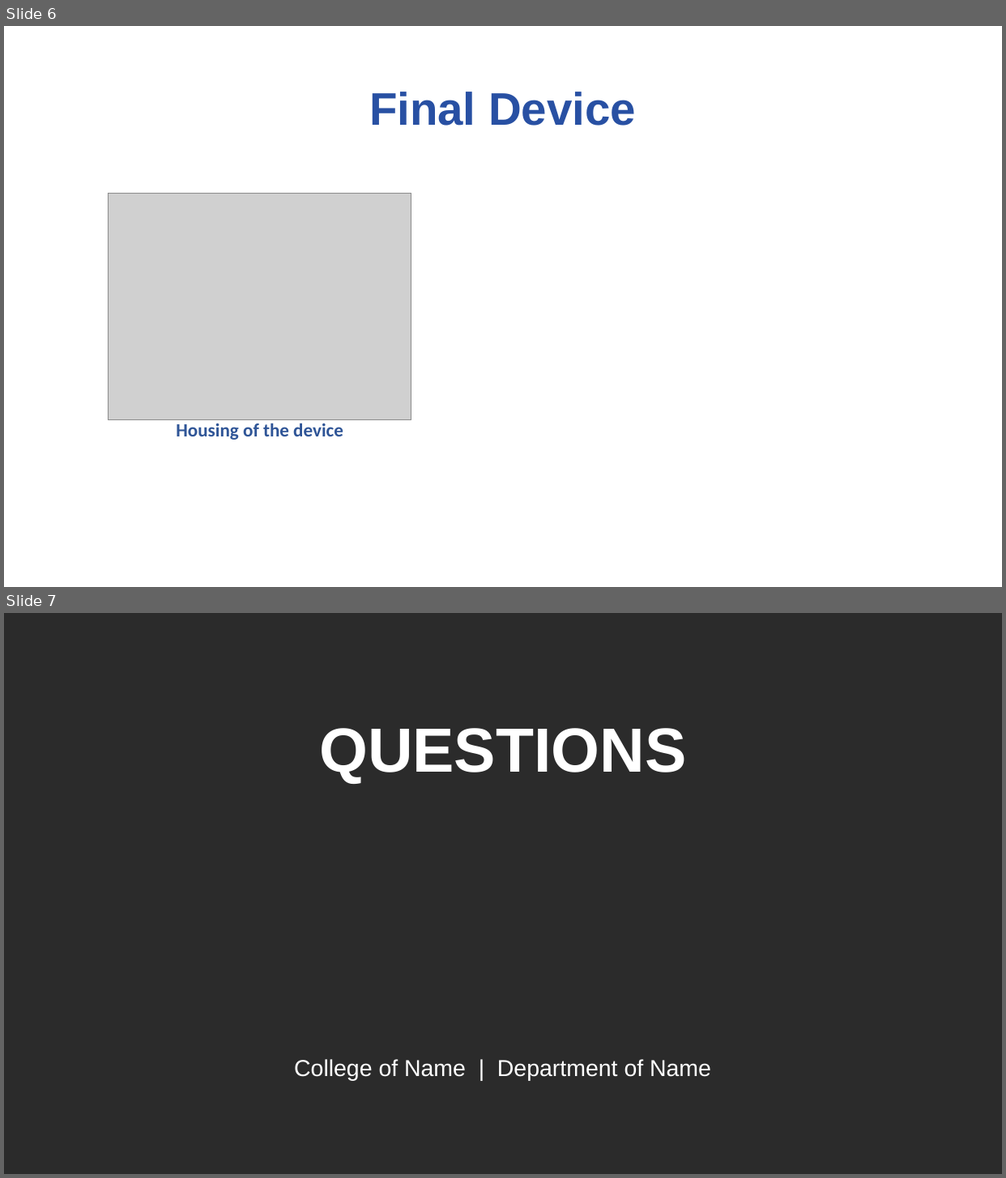
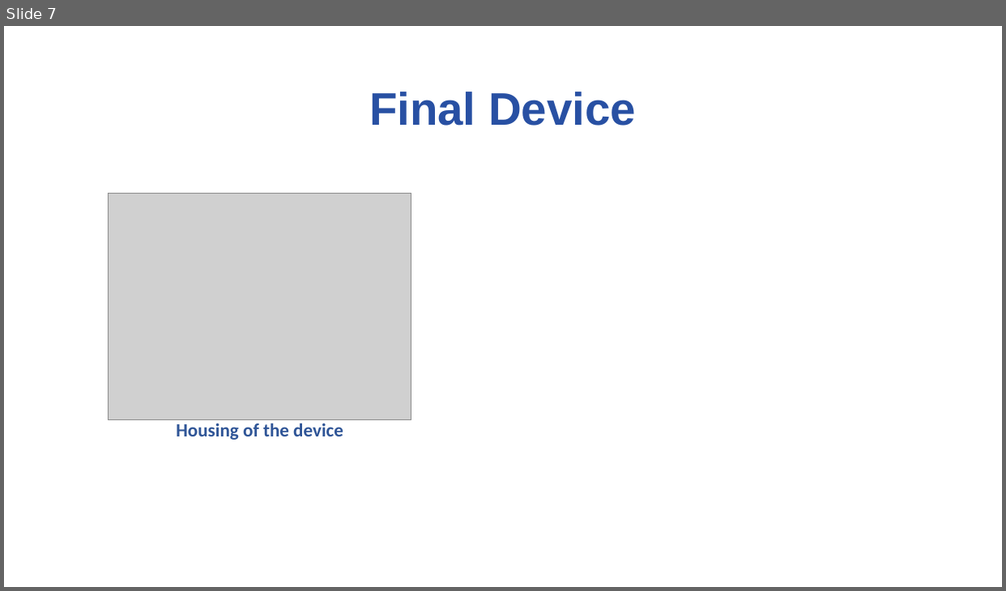
Before and after one commit to ramirez915/BioE-CS-494, a slide deck: Lab 2 ppt.pptx. Shown one above the other, each under a label of ours: slides 6 and 7 before the commit, slide 7 after it. The pictures are 1006x1178 and 1006x591 pixels, drawn with LibreOffice and Linux fonts; fonts in the diff are those of the drawing; grey boxes stand for pictures; background and template pictures are left out; a plain dark background stands for a picture behind light text. Boxes give left, top, right and bottom in pixels: in the first picture for what was removed or moved away, otherwise in the second. Text is boxed around its words. In the diff, an @@ line names an element or a change of style, - is before the commit and + after.

```diff
--- a/Lab 2 ppt.pptx
+++ b/Lab 2 ppt.pptx
@@ slide 7 removed at <box>4,613,1002,1174</box>, background picture (left out) @@
@@ title removed at <box>319,728,686,784</box> @@
-QUESTIONS
@@ subtitle removed at <box>294,1059,711,1081</box> @@
-College of Name | Department of Name
@@ what was slide 6 is now slide 7 @@
```
Also in this commit, not shown: 3 slides changed, 2 slides added, 1 other slide removed.
